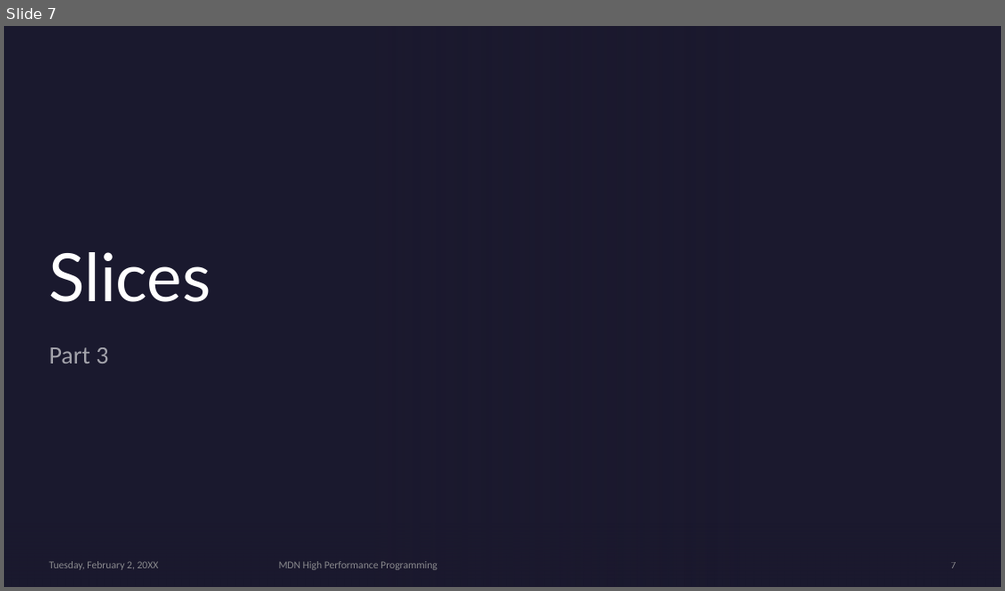
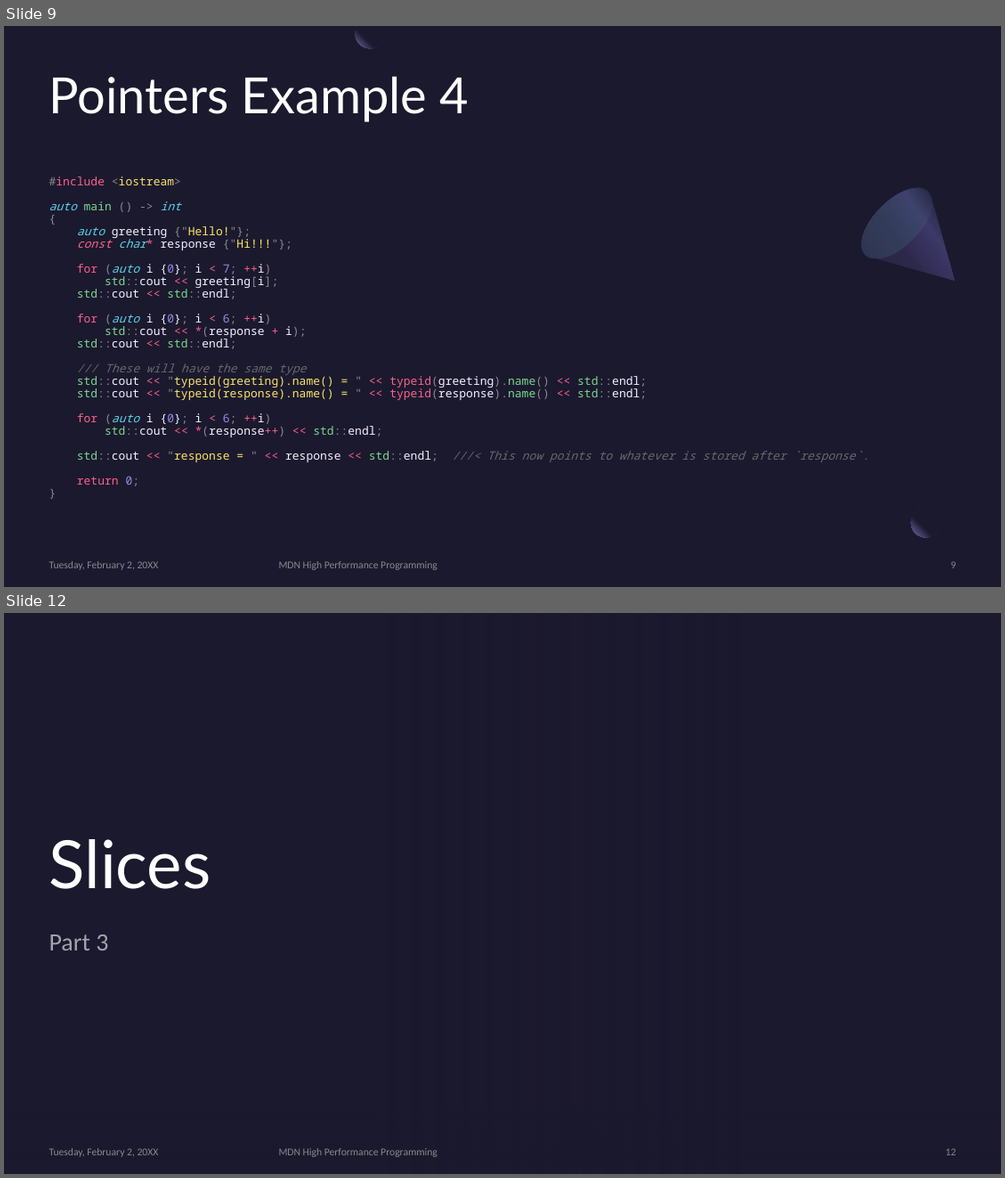
Before and after one commit to MonashDeepNeuron/HPP, a slide deck: content/part3/slides/hpp_part3.pptx. Shown one above the other, each under a label of ours: slide 7 before the commit, slides 9 and 12 after it; the slides between them are not shown. The pictures are 1005x591 and 1005x1178 pixels, drawn with LibreOffice and Linux fonts; fonts in the diff are those of the drawing; background and template pictures are left out. Boxes give left, top, right and bottom in pixels: in the first picture for what was removed or moved away, otherwise in the second. Text is boxed around its words. In the diff, an @@ line names an element or a change of style, - is before the commit and + after.

```diff
--- a/content/part3/slides/hpp_part3.pptx
+++ b/content/part3/slides/hpp_part3.pptx
@@ slide 9 added at bbox=[4, 26, 1001, 587], background #1B192E @@
@@ freeform shape added at bbox=[356, 26, 385, 48], fill gradient #1B192E to #7771B2 @@
@@ title added at bbox=[49, 76, 468, 122], 48 pt, text #FFFFFF @@
+Pointers Example 4
@@ text added at bbox=[49, 176, 869, 486], 11.1 pt, text #F7F1FF @@
+#include <iostream>
+auto main () -> int
+{
+auto greeting {"Hello!"};
+const char* response {"Hi!!!"};
+for (auto i {0}; i < 7; ++i)
+std::cout << greeting[i];
+std::cout << std::endl;
+for (auto i {0}; i < 6; ++i)
+std::cout << *(response + i);
+std::cout << std::endl;
+/// These will have the same type
+std::cout << "typeid(greeting).name() = " << typeid(greeting).name() << std::endl;
+std::cout << "typeid(response).name() = " << typeid(response).name() << std::endl;
+for (auto i {0}; i < 6; ++i)
+std::cout << *(response++) << std::endl;
+std::cout << "response = " << response << std::endl; ///< This now points to whatever is stored after `response`.
+return 0;
+}
@@ freeform shape added at bbox=[850, 176, 986, 312], fill gradient #2C284A to #3C3867 to #1B192E @@
@@ ellipse added at bbox=[850, 176, 944, 270], fill gradient #454075 to #5BEFC1 @@
@@ rectangle added at bbox=[940, 502, 971, 532], fill #1B192E at 80% opacity @@
@@ ellipse added at bbox=[911, 508, 940, 538], fill gradient #1B192E to #7771B2 @@
@@ text added at bbox=[49, 561, 159, 570], 10 pt, text #A6A6A6 at 80% opacity @@
+Tuesday, February 2, 20XX
@@ text added at bbox=[279, 561, 437, 570], 10 pt, text #A6A6A6 at 80% opacity @@
+MDN High Performance Programming
@@ page number added at bbox=[951, 561, 956, 568], 10 pt, text #A6A6A6 at 80% opacity @@
+9
@@ what was slide 7 is now slide 12 @@
@@ page number at bbox=[946, 1148, 956, 1155]: text changed @@
-7
+12
```
Also in this commit, not shown: 2 slides changed, 23 other slides added, 4 other files.
